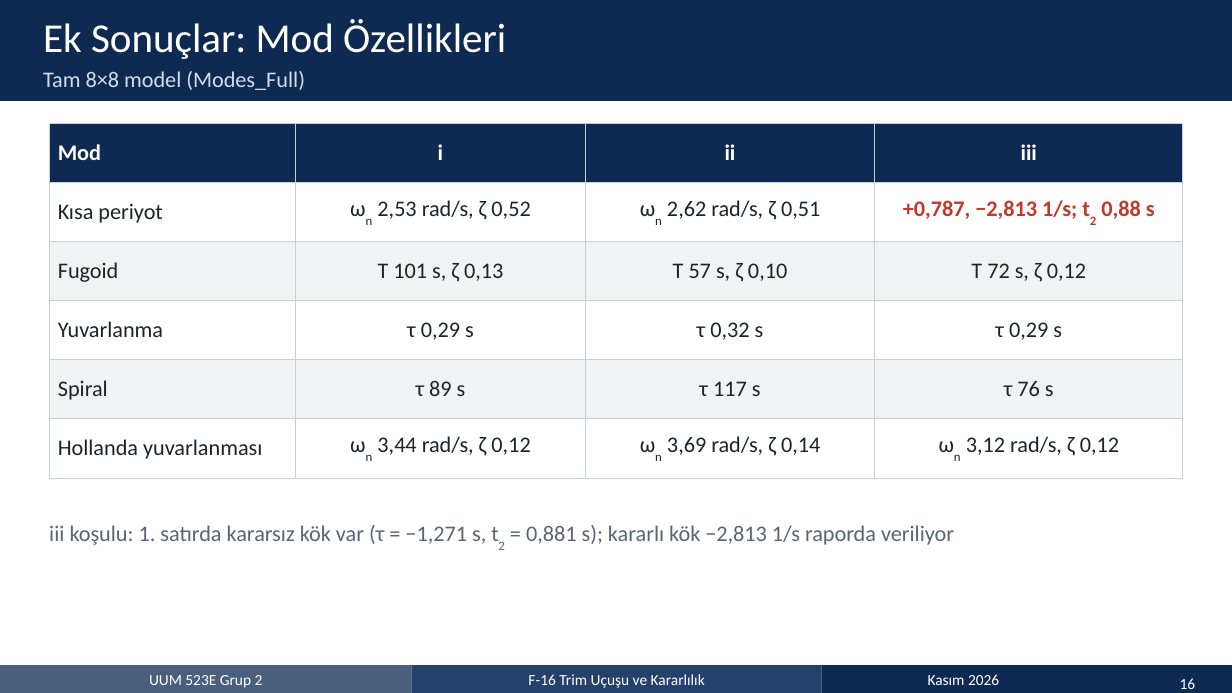
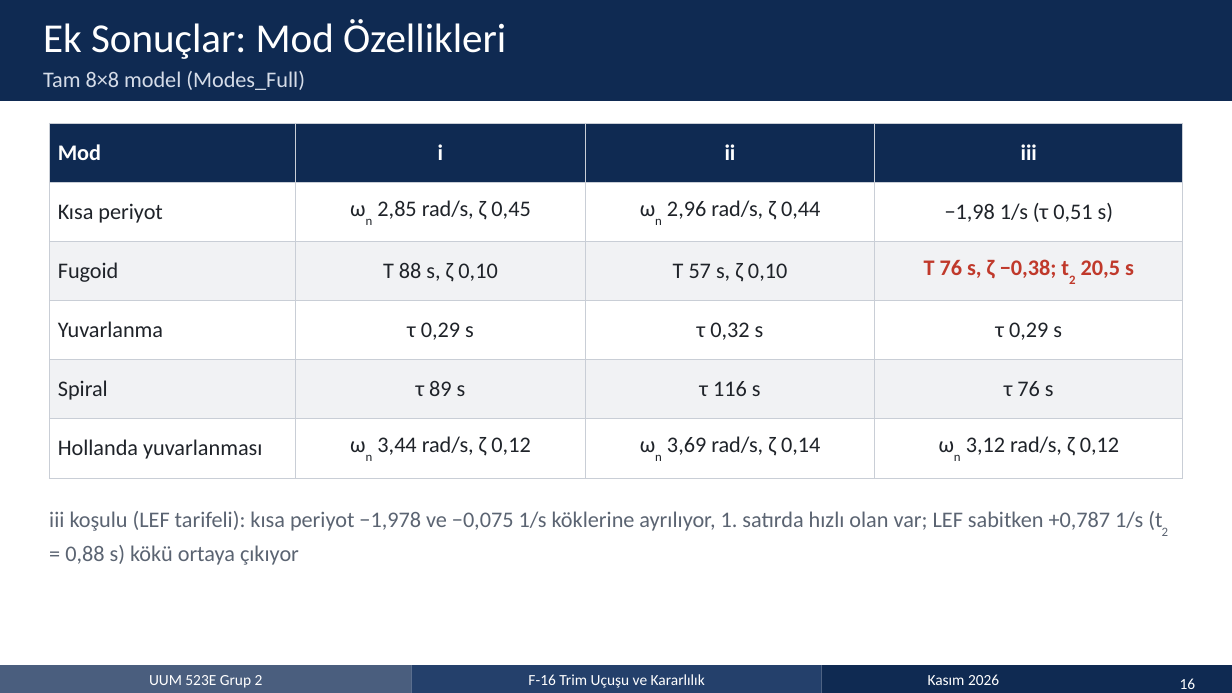
Before and after one commit to emircansurucu/UUM523E-F16-Flight-Dynamics, a slide deck: slide 16 of presentation/MT_Group2_Presentation_TR.pptx. Drawn at 1232x693 pixels with LibreOffice and Linux fonts; fonts in the diff are those of the drawing. Boxes give left, top, right and bottom in pixels: in the first picture for what was removed or moved away, otherwise in the second. Text is boxed around its words. In the diff, an @@ line names an element or a change of style, - is before the commit and + after.

Commit message:
HW2 geri bildirimi: nz = 1/cos μ, tarifeli LEF, çözüm kılavuzu uyumu
Hocanın HW2 geri bildirimi ve çözüm kılavuzuna göre trim, doğrusallaştırma,
Midterm sonuçları, raporlar ve sunum güncellendi.

Model ve kod
- trim_F16: Durum 5'te yük faktörü Ders 4'teki gibi f_NLF = nz - 1/cos μ
  (önceden gövde ekseni normal ivmesi). Yeni trim: φ = 75.74°, μ = 75.522°.
- linearize_F16: δlef her adımda tarifeden hesaplanıyor ('tarife');
  Midterm Problem 2 için 'sabit' seçeneği. Adım Ders 5'teki gibi 1e-3.
- init_F16: kütle m = 9295.4 kg (çözüm kılavuzu; önceden W/g0 = 9298.64 kg).
- Yeni: lefTarife.m (LEF tarifesi), sim_F16.m (trimden benzetim).
- run_HW2 ve run_MT sadeleştirildi, ek doğrulamalar çıkarıldı.

Sonuçlar
- HW2_Group2.mat, MT_Group2.mat ve bütün grafikler yeniden üretildi.
- Trim değerleri çözüm kılavuzuyla son basamağa kadar örtüşüyor; A/B'de
  yalnızca β türevlerinde 1e-4 mertebesinde fark var (tablolardaki β = 0 kırılması).
- iii: LEF tarifesiyle kısa periyot iki reel köke ayrılıyor, fugoid
  kararsız (t2 = 20.5 s); LEF sabitken +0.787 1/s kökü var.

Rapor, sunum, README
- Üç koşulun A matrisi karşılaştırması fiziksel nedenleriyle eklendi
  (tablo alin.tex).
- Ödev 2 düzeltmeleri listesi ve çözüm kılavuzuyla karşılaştırma eklendi.
- Bütün tablolar, metindeki sayılar ve sunum (EN/TR, pptx/pdf) güncellendi.

```diff
--- a/presentation/MT_Group2_Presentation_TR.pptx
+++ b/presentation/MT_Group2_Presentation_TR.pptx
@@ table at box(49, 123, 1183, 465) @@
-row 2: Kısa periyot | ωn 2,53 rad/s, ζ 0,52 | ωn 2,62 rad/s, ζ 0,51 | +0,787, −2,813 1/s; t2 0,88 s
+row 2: Kısa periyot | ωn 2,85 rad/s, ζ 0,45 | ωn 2,96 rad/s, ζ 0,44 | −1,98 1/s (τ 0,51 s)
-row 3, column 2: T 101 s, ζ 0,13
+row 3, column 2: T 88 s, ζ 0,10
-row 3, column 4: T 72 s, ζ 0,12
+row 3, column 4: T 76 s, ζ −0,38; t2 20,5 s
-row 5, column 3: τ 117 s
+row 5, column 3: τ 116 s
@@ text at box(49, 511, 1143, 565): text changed @@
-iii koşulu: 1. satırda kararsız kök var (τ = −1,271 s, t2 = 0,881 s); kararlı kök −2,813 1/s raporda veriliyor
+iii koşulu (LEF tarifeli): kısa periyot −1,978 ve −0,075 1/s köklerine ayrılıyor, 1. satırda hızlı olan var; LEF sabitken +0,787 1/s (t2 = 0,88 s) kökü ortaya çıkıyor
```
Also in this commit, not shown: 9 other slides changed, 56 other files.
